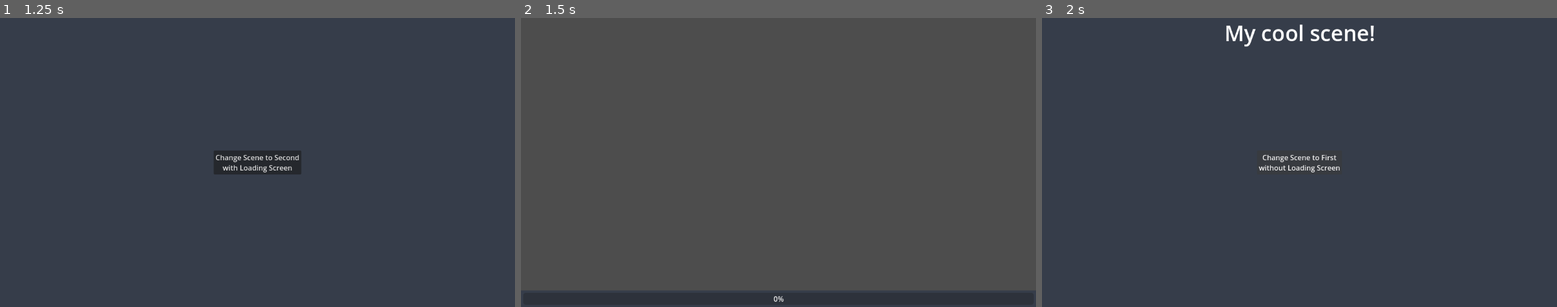
Above: before the commit, frames 1-3 (left to right).
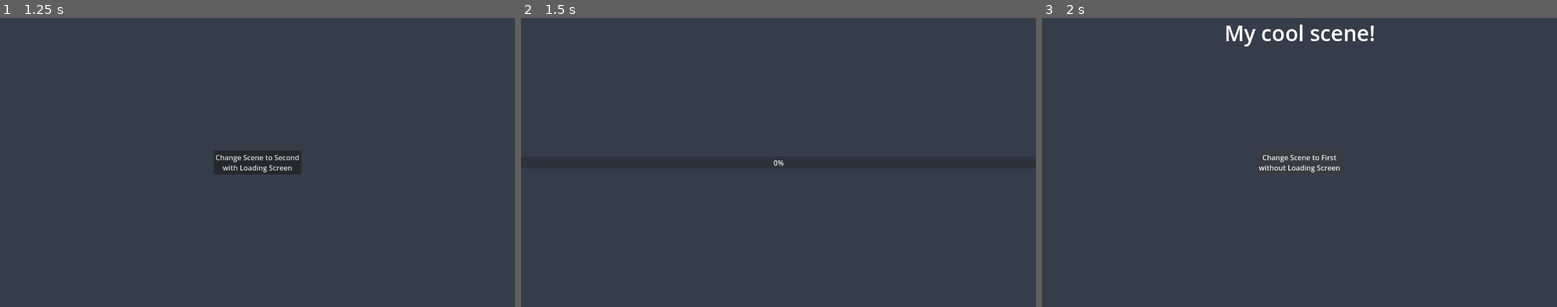
Above: after the commit, the same moments.

Repository: m-canton/godot-scene-manager
Game: Godot game, scene res://addons/scene_manager/test/change_scene/first_scene.tscn
Same seed, same stepped clock (60 frames per second), same inputs: the game is played once before the commit and once after it.
Inputs:
- Up to frame 1 (1.25 s): tap Enter at 0.5 s
- Up to frame 2 (1.5 s): click "Change Scene to Second with L…" at 1.25 s
- Up to frame 3 (2 s): no input

Frame 1 is identical in both runs. In frame 2, 4.2% of the frame differs, in the area x 0-100%, y 47-99%; in frame 3, nothing differs.

Commit message:
Set default loading screen path

Diff:
--- a/project.godot
+++ b/project.godot
@@ -7,10 +7,6 @@
 ;   param=value ; assign values to parameters
 
 config_version=5
-
-[addons]
-
-scene_manager/loading_screen="res://addons/scene_manager/test/custom_loading_screen/loading_screen.tscn"
 
 [application]
 
